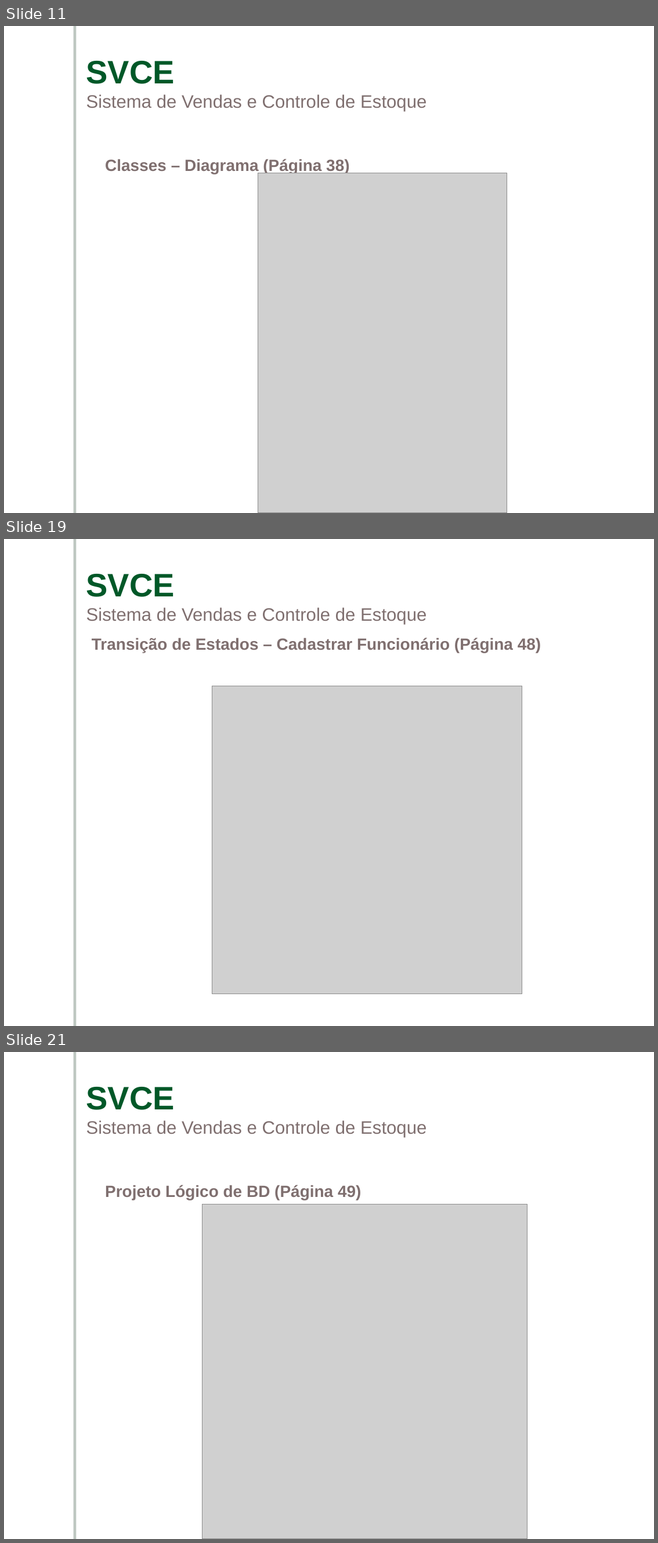
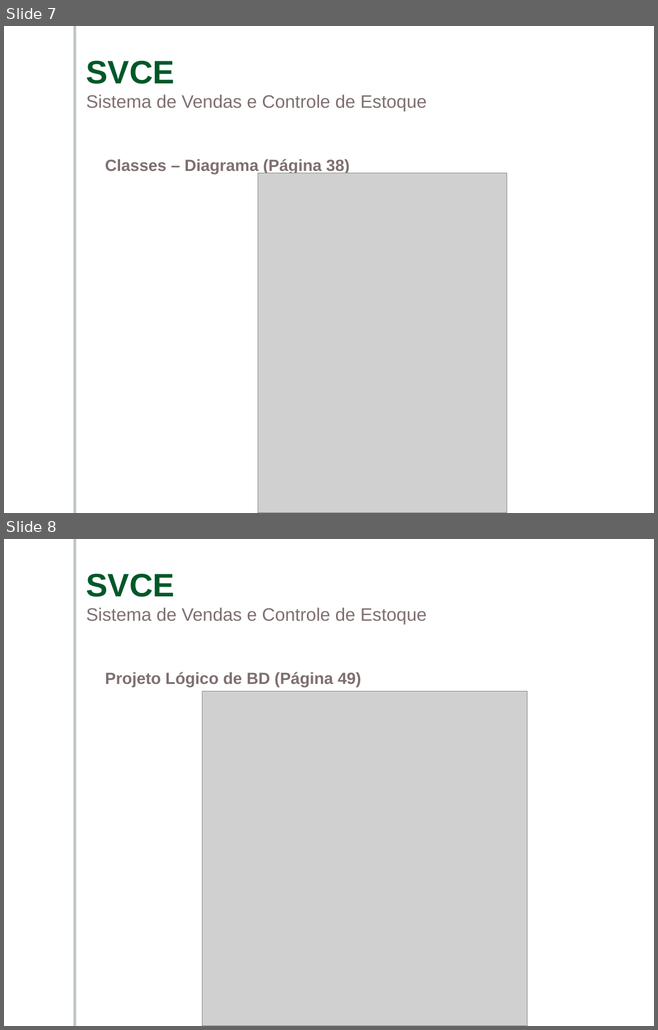
Before and after one commit to ViniciusConsultor/contentsystem, a slide deck: documentacao/Apresentação/Apresentacao-SVCE.ppt. Shown one above the other, each under a label of ours: slides 11, 19 and 21 before the commit, slides 7 and 8 after it; the slides between them are not shown. The pictures are 658x1543 and 658x1030 pixels, drawn with LibreOffice and Linux fonts; fonts in the diff are those of the drawing; grey boxes stand for pictures; background and template pictures are left out. Boxes give left, top, right and bottom in pixels: in the first picture for what was removed or moved away, otherwise in the second. Text is boxed around its words. In the diff, an @@ line names an element or a change of style, - is before the commit and + after.

```diff
--- a/documentacao/Apresentação/Apresentacao-SVCE.ppt
+++ b/documentacao/Apresentação/Apresentacao-SVCE.ppt
@@ slide 19 removed at (x1=4, y1=539, x2=654, y2=1026), background picture (left out); not listed: 1 template element that a slide beside it also shows @@
@@ text removed at (x1=86, y1=574, x2=426, y2=624) @@
-SVCE
-Sistema de Vendas e Controle de Estoque
@@ text removed at (x1=92, y1=638, x2=540, y2=653) @@
-Transição de Estados – Cadastrar Funcionário (Página 48)
@@ picture removed at (x1=212, y1=686, x2=522, y2=994) @@
@@ what was slide 11 is now slide 7 @@
@@ what was slide 21 is now slide 8 @@
```
Also in this commit, not shown: 2 slides changed, 14 other slides removed.
